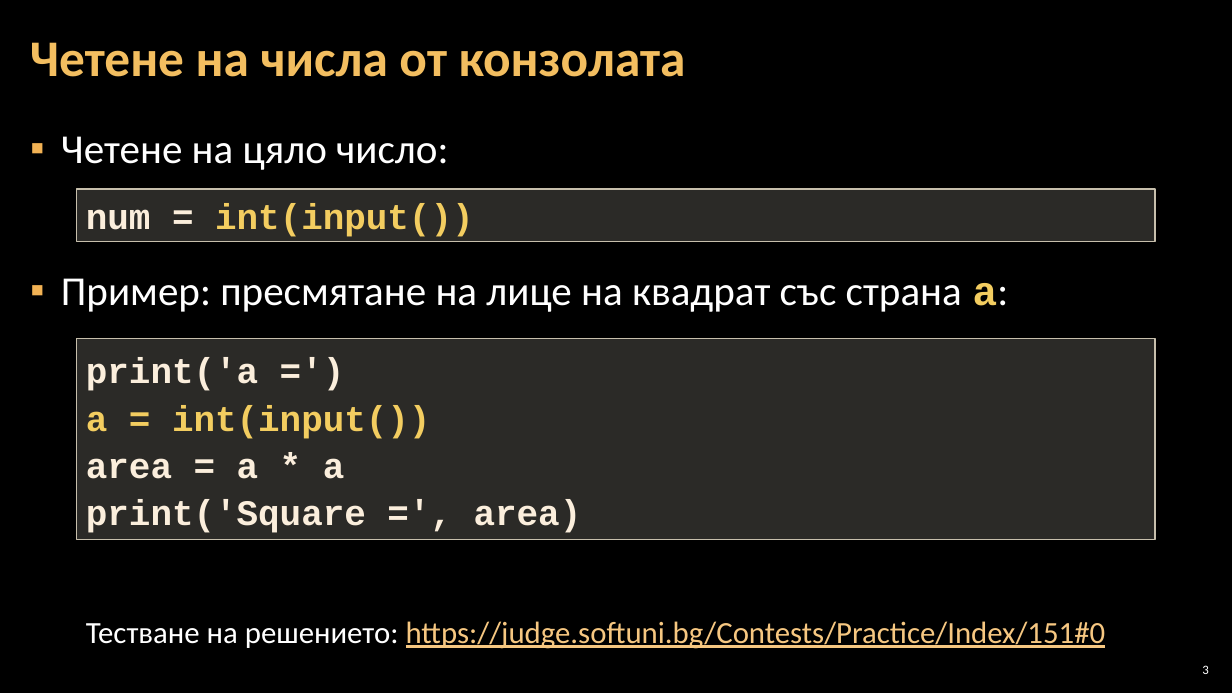
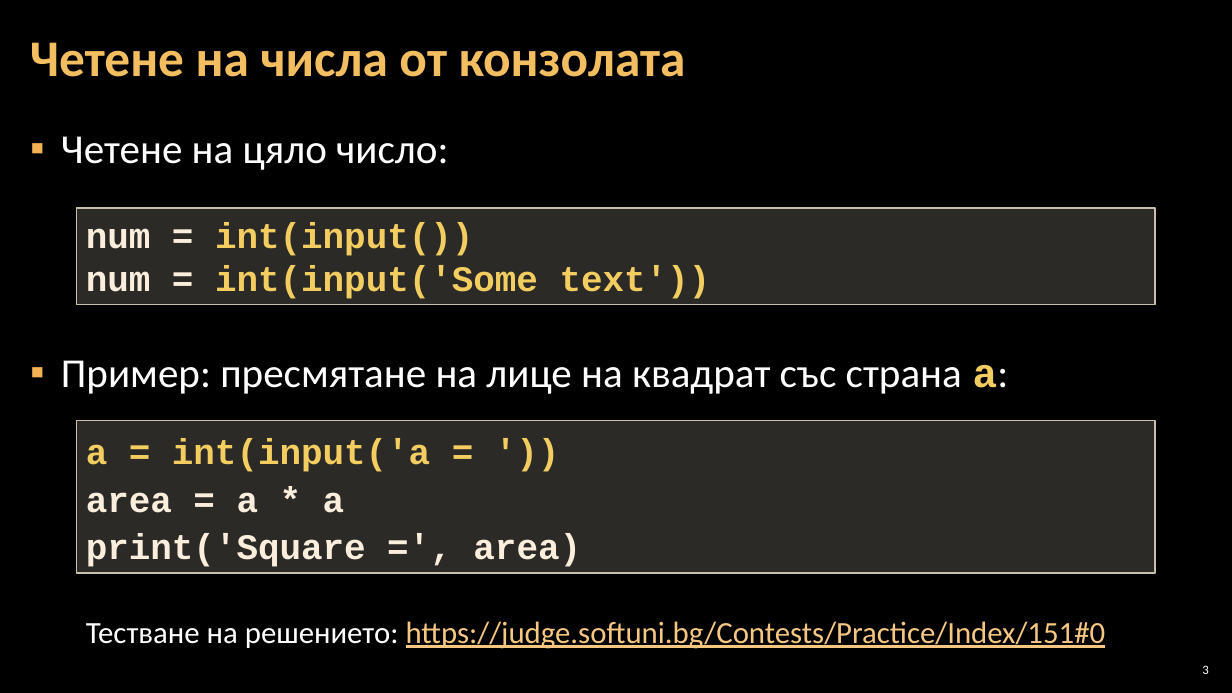
Before and after one commit to Software-University/Python-Basics, a slide deck: slide 3 of 2. Simple-Calculations/2. Simple-Calculations.pptx. Drawn at 1232x693 pixels with LibreOffice and Linux fonts; fonts in the diff are those of the drawing; background and template pictures are left out. Boxes give left, top, right and bottom in pixels: in the first picture for what was removed or moved away, otherwise in the second. Text is boxed around its words. In the diff, an @@ line names an element or a change of style, - is before the commit and + after.

```diff
--- a/2. Simple-Calculations/2. Simple-Calculations.pptx
+++ b/2. Simple-Calculations/2. Simple-Calculations.pptx
@@ text "Четене на цяло число:" rewrapped from bbox=[61, 136, 1009, 312] to bbox=[61, 136, 1009, 394] @@
@@ rectangle "num = int(input())": place and size @@
-rectangle "num = int(input())" at bbox=[77, 189, 1155, 241]
+rectangle "num = int(input())" at bbox=[77, 208, 1155, 304]
@@ text in rectangle at bbox=[86, 266, 711, 299]: paragraph added @@
+num = int(input('Some text'))
@@ rectangle "a = int(input('a = '))": place and size @@
-rectangle "a = int(input('a = '))" at bbox=[77, 339, 1155, 540]
+rectangle "a = int(input('a = '))" at bbox=[77, 421, 1155, 574]
@@ text in rectangle at bbox=[86, 439, 430, 472]: text changed @@
-print('a =')
-a = int(input())
+a = int(input('a = '))
```
Also in this commit, not shown: 3 other slides changed, 3 other files.
